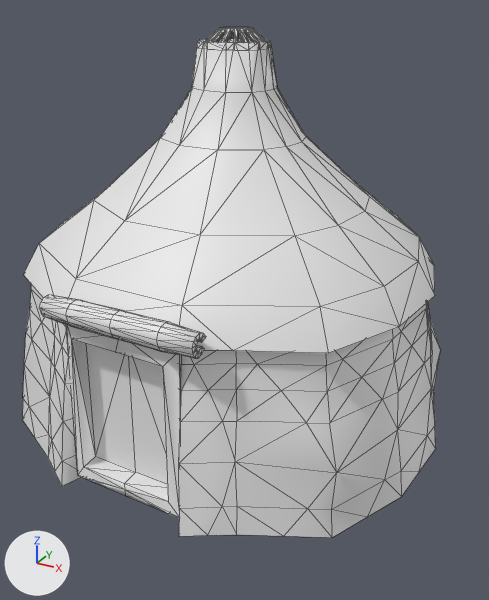
The COLLADA model art/meshes/structural/xiongnu/house_3.dae as it was, and as the next commit left it.
One viewpoint serves both versions: a 50 mm camera at (7.99, -13.09, 9.94) aimed at (0.39, 0.73, 3.03). The lights are fixed; the arrows at lower left show +X, +Y and +Z. Mesh edges are drawn as thin lines. Materials are left out; every surface is plain grey.

The first picture shows 'house_3'.
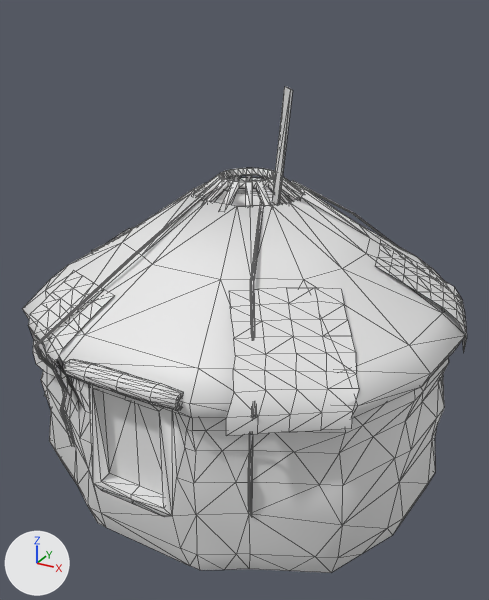
Boxes [x1, y1, x2, y2] around the edits, measured in the pictures (489 x 600 px):
```json
{"object": "house_3", "change": "reshaped, rescaled", "before": [22, 27, 441, 538], "after": [23, 87, 467, 573]}
{"part": 1, "of": "me_house_2_celtmesh_017", "change": "rebuilt", "before": [22, 284, 441, 538], "after": [41, 357, 449, 573]}
{"part": 2, "of": "me_house_2_celtmesh_017", "change": "rebuilt", "before": [23, 39, 435, 353], "after": [23, 178, 465, 419], "on screen": "7% wider, 23% shorter"}
{"part": 3, "of": "me_house_2_celtmesh_017", "change": "deleted", "before": [206, 27, 266, 42]}
{"part": 4, "of": "me_house_2_celtmesh_017", "change": "deleted", "before": [40, 295, 206, 358]}
{"part": 5, "of": "me_house_2_celtmesh_017", "change": "built on", "before": [66, 325, 180, 518], "after": [28, 87, 467, 517]}
```

Edits to the scene script, one JSON object a line:
```json
{"block": "me_house_2_celtmesh_017", "where": "# used by ob_house_3; location = (0.0, 0.0, 0.0); scale = (3.08, 3.08, 3.08)"}
{"op": "remove", "block": "me_house_2_celtmesh_017", "code": "me_house_2_celtmesh_017.from_pydata(...)  # 650 vertices, 1103 faces; spans x -1.79..1.77, y -1.37..2.17, z -0.04..3.06"}
{"op": "add", "block": "me_house_2_celtmesh_017", "code": "me_house_2_celtmesh_017.from_pydata(...)  # 1130 vertices, 1953 faces; spans x -1.65..1.92, y -1.46..2.09, z -0.42..2.75"}
{"block": "me_house_2_celtmesh_017", "change": "me_house_2_celtmesh_017 part 1: the loose piece of 213 vertices spanning x -1.79..1.77, y -1.37..2.17, z -0.04..1.32 is rebuilt with 233 vertices and now spans x -1.54..1.83, y -1.37..2.03, z -0.42..0.98"}
{"block": "me_house_2_celtmesh_017", "change": "me_house_2_celtmesh_017 part 2: the loose piece of 109 vertices spanning x -1.64..1.62, y -1.22..2.03, z 1.27..2.98 is rebuilt with 102 vertices and now spans x -1.6..1.91, y -1.39..2.09, z 0.92..1.92"}
{"block": "me_house_2_celtmesh_017", "change": "me_house_2_celtmesh_017 part 3: the loose piece of 192 vertices spanning x -0.25..0.24, y 0.1..0.6, z 2.93..3.06 is deleted"}
{"block": "me_house_2_celtmesh_017", "change": "me_house_2_celtmesh_017 part 4: the loose piece of 110 vertices spanning x -0.57..0.63, y -1.33..-1.14, z 1.27..1.45 is deleted"}
{"block": "me_house_2_celtmesh_017", "change": "me_house_2_celtmesh_017 part 5: 26 vertices removed from x -0.5..0.46, y -1.29..-1.1, z -0.01..1.32; 795 vertices added at x -1.65..1.92, y -1.46..1.89, z 0.06..2.75"}
{"op": "set", "path": "ob_house_3.scale", "old": "(3.08, 3.08, 3.08)", "new": "(3.04, 3.04, 3.04)"}
```
